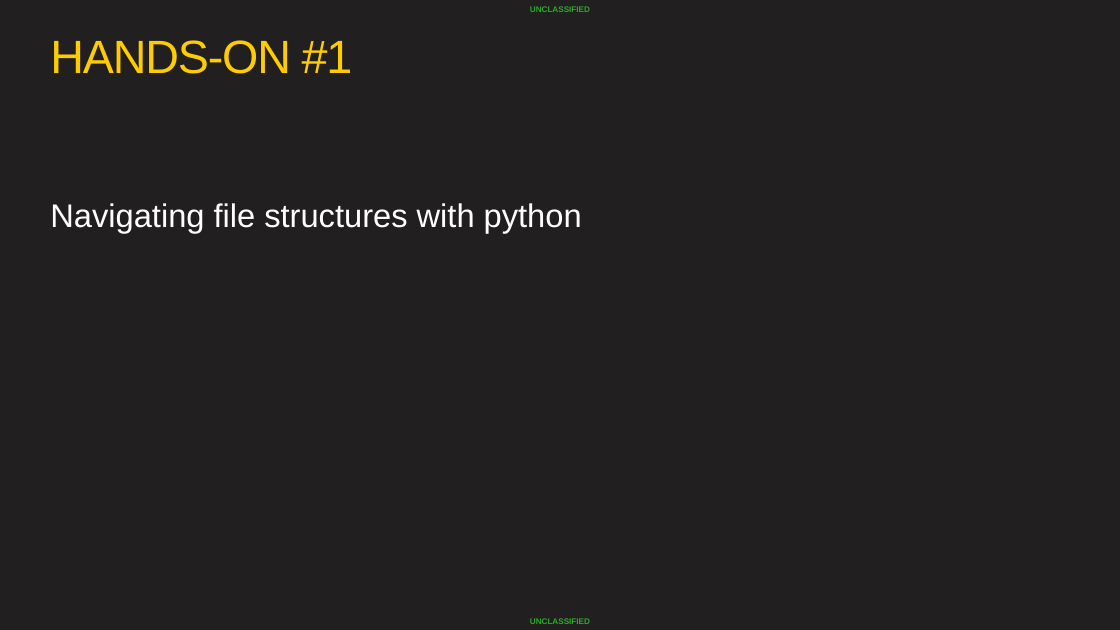
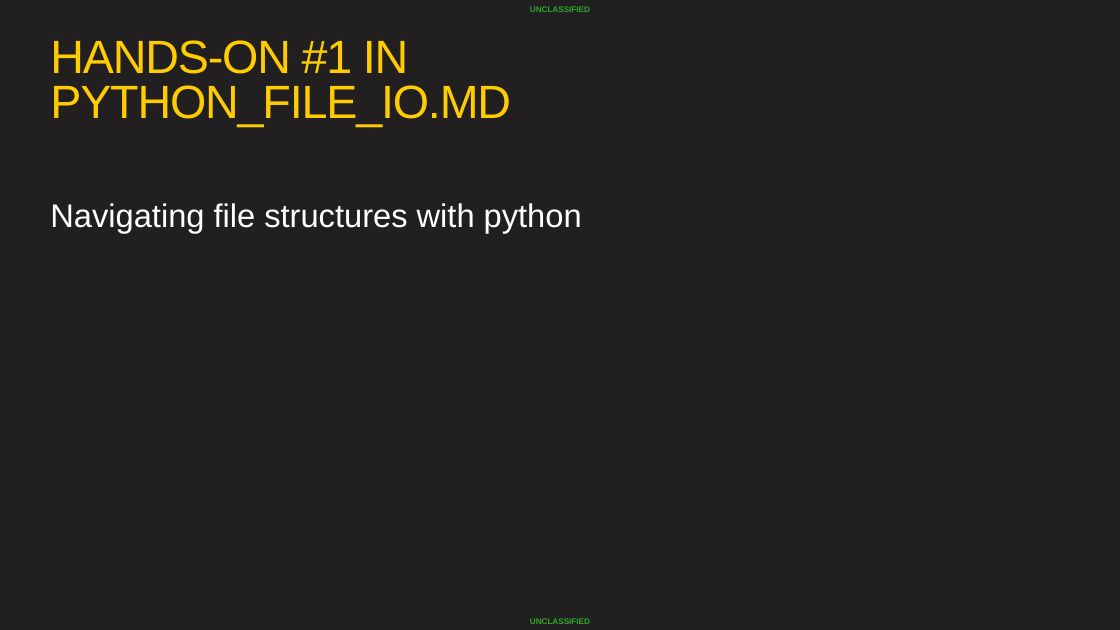
Before and after one commit to AFC-AI2C/summer-course, a slide deck: slide 24 of Python/Lesson 05 - File IO/Python File IO.pptx (slide 21 before the commit). Drawn at 1120x630 pixels with LibreOffice and Linux fonts; fonts in the diff are those of the drawing; background and template pictures are left out. Boxes give left, top, right and bottom in pixels: in the first picture for what was removed or moved away, otherwise in the second. Text is boxed around its words. In the diff, an @@ line names an element or a change of style, - is before the commit and + after.

```diff
--- a/Python/Lesson 05 - File IO/Python File IO.pptx
+++ b/Python/Lesson 05 - File IO/Python File IO.pptx
@@ title at bbox=[50, 40, 511, 127]: text changed @@
-HANDS-ON #1
+HANDS-ON #1 IN PYTHON_FILE_IO.MD
```
Also in this commit, not shown: 6 other slides changed, 2 slides added, 1 slide removed, 4 other files.
